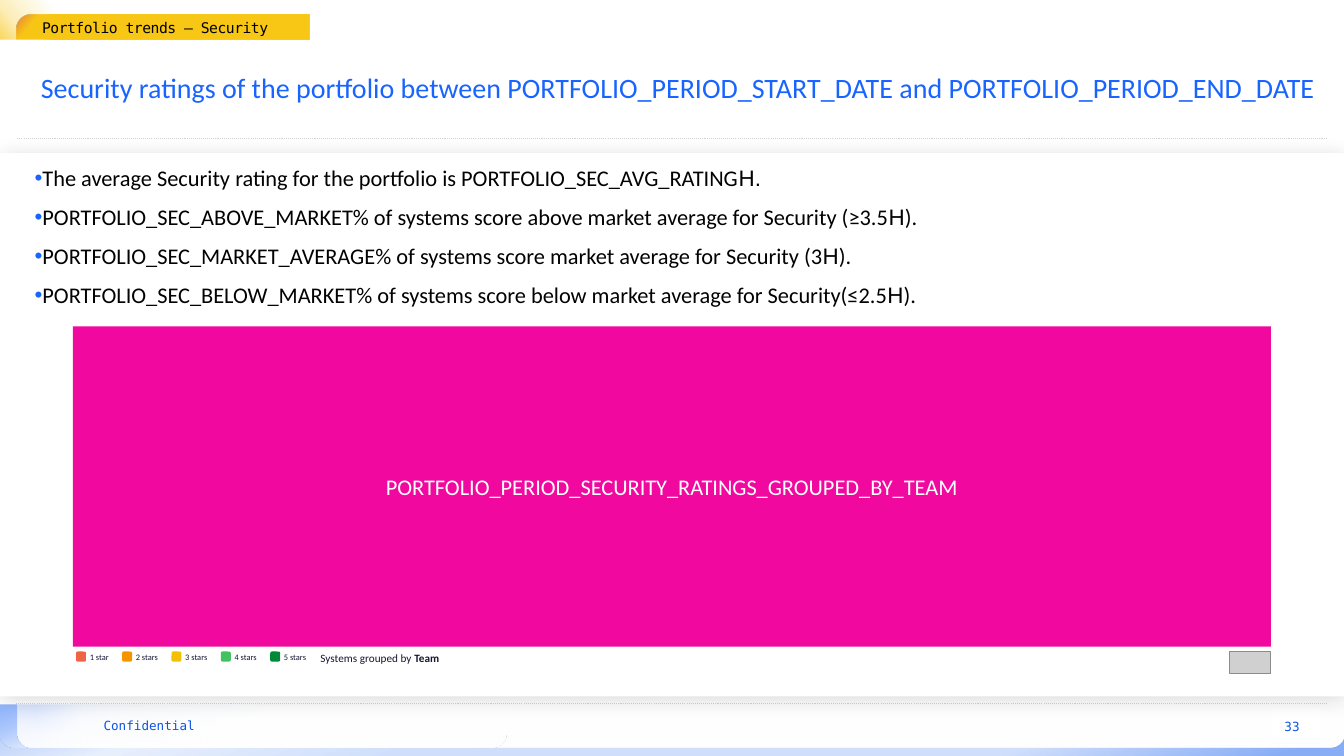
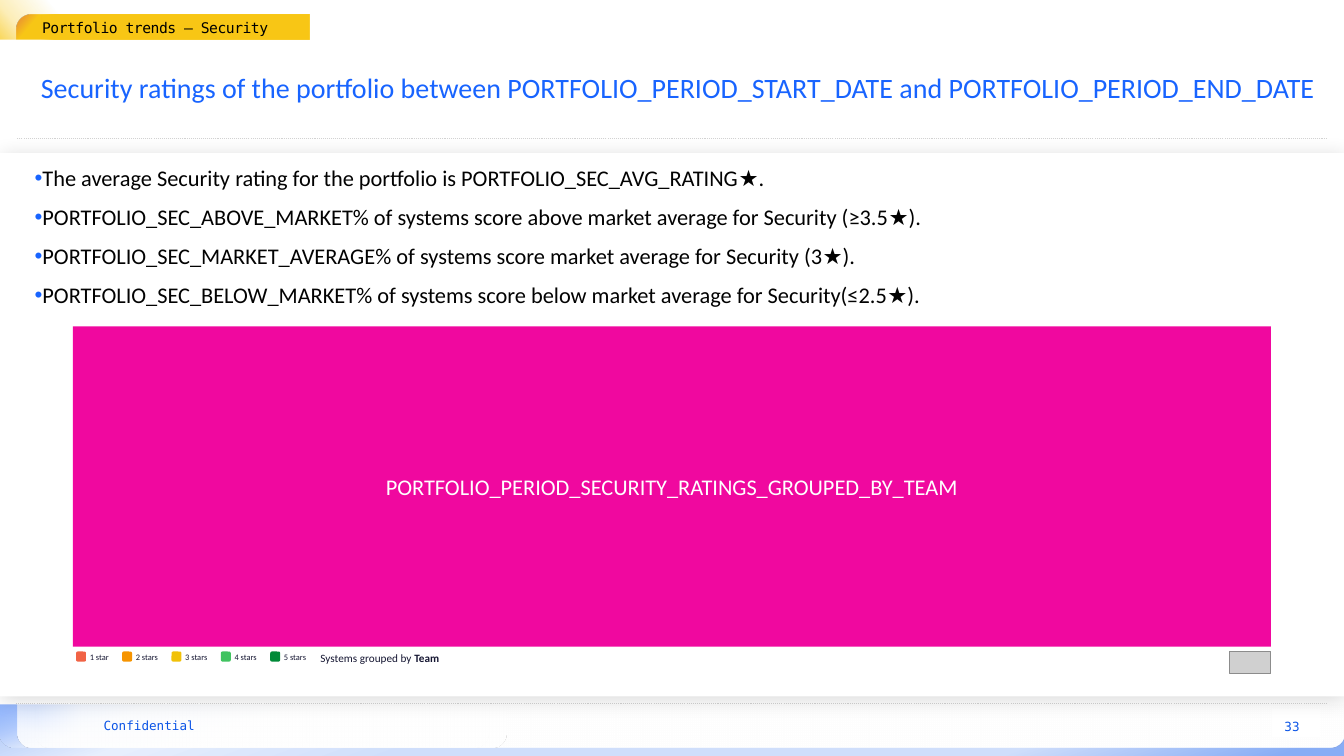
Before and after one commit to mardibiase/sigrid-integrations, a slide deck: slide 33 of report-generator/src/report_generator/presets/templates/portfolio-overview.pptx. Drawn at 1344x756 pixels with LibreOffice and Linux fonts; fonts in the diff are those of the drawing; grey boxes stand for pictures; background and template pictures are left out. Boxes give left, top, right and bottom in pixels: in the first picture for what was removed or moved away, otherwise in the second. Text is boxed around its words. In the diff, an @@ line names an element or a change of style, - is before the commit and + after.

```diff
--- a/report-generator/src/report_generator/presets/templates/portfolio-overview.pptx
+++ b/report-generator/src/report_generator/presets/templates/portfolio-overview.pptx
@@ text at [42, 170, 921, 307]: text changed @@
-• The average Security rating for the portfolio is PORTFOLIO_SEC_AVG_RATING H.
-• PORTFOLIO_SEC_ABOVE_MARKET% of systems score above market average for Security (≥3.5H).
-• PORTFOLIO_SEC_MARKET_AVERAGE% of systems score market average for Security (3H).
-• PORTFOLIO_SEC_BELOW_MARKET% of systems score below market average for Security(≤2.5H).
+• The average Security rating for the portfolio is PORTFOLIO_SEC_AVG_RATING ★.
+• PORTFOLIO_SEC_ABOVE_MARKET% of systems score above market average for Security (≥3.5★).
+• PORTFOLIO_SEC_MARKET_AVERAGE% of systems score market average for Security (3★).
+• PORTFOLIO_SEC_BELOW_MARKET% of systems score below market average for Security(≤2.5★).
```
Also in this commit, not shown: 4 other slides changed, 3 other files.
